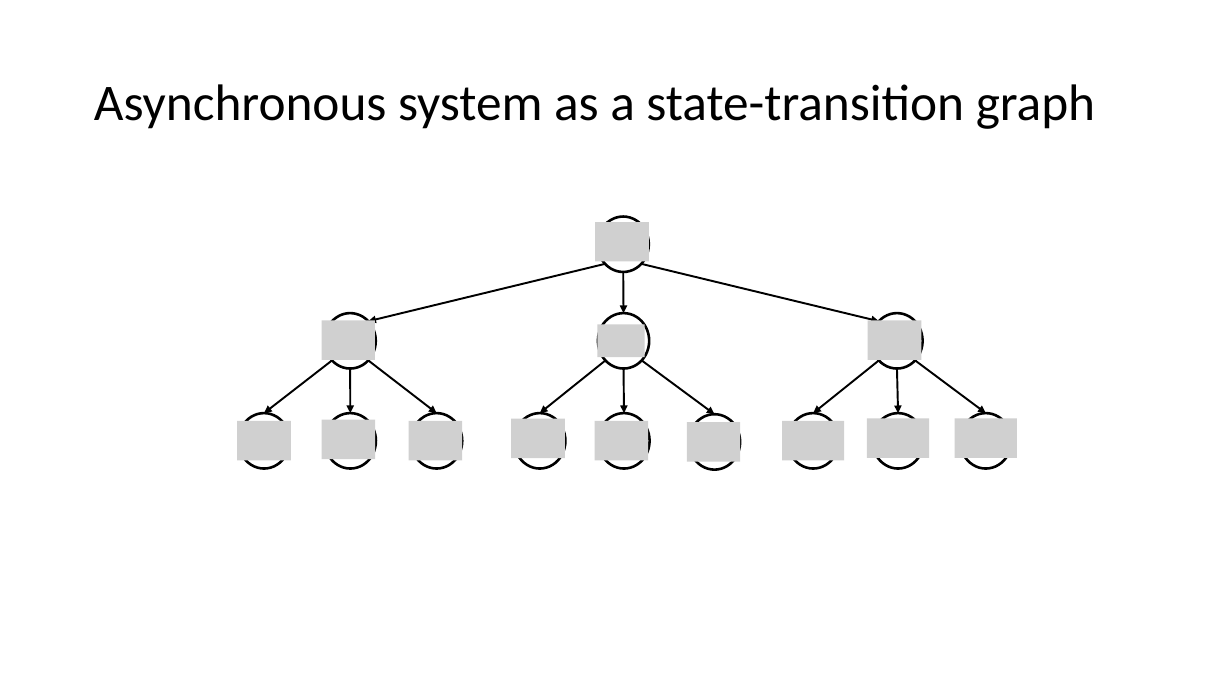
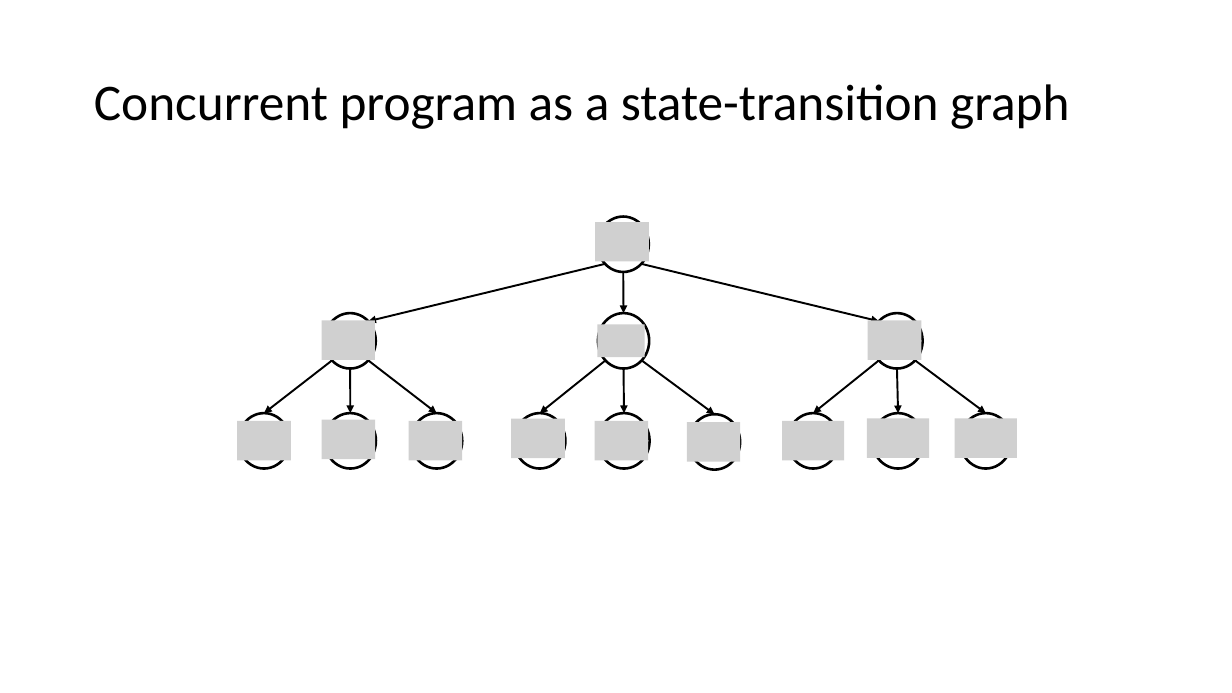
Before and after one commit to p-org/P, a slide deck: slide 11 of Tutorial/P-tutorial.pptx. Drawn at 1232x693 pixels with LibreOffice and Linux fonts; fonts in the diff are those of the drawing; grey boxes stand for pictures. Boxes give left, top, right and bottom in pixels: in the first picture for what was removed or moved away, otherwise in the second. Text is boxed around its words. In the diff, an @@ line names an element or a change of style, - is before the commit and + after.

```diff
--- a/Tutorial/P-tutorial.pptx
+++ b/Tutorial/P-tutorial.pptx
@@ title at [94,84,1069,129]: text changed @@
-Asynchronous system as a state-transition graph
+Concurrent program as a state-transition graph
```
Also in this commit, not shown: 2 other slides changed, 3 slides added, 2 slides removed, 1 other file.
